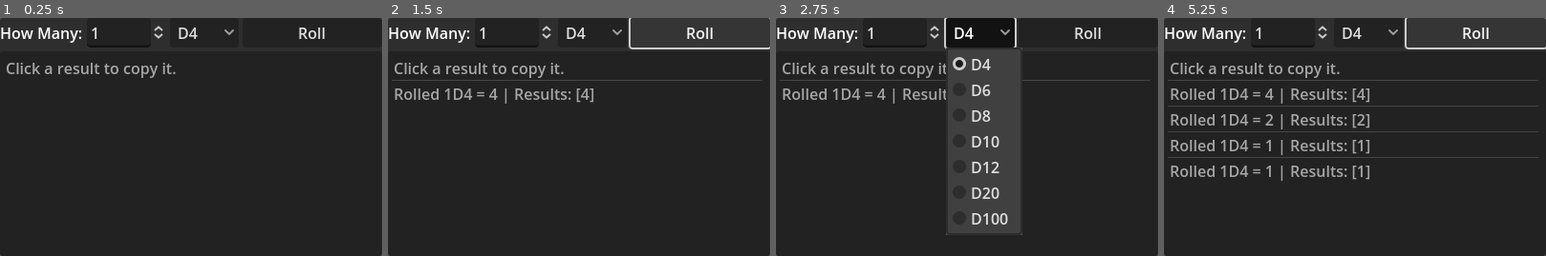
Above: before the commit, frames 1-4 (left to right).
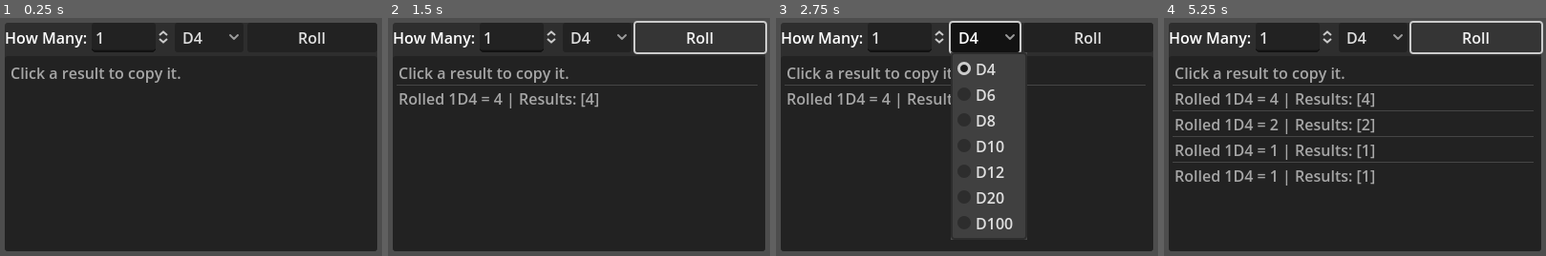
Above: after the commit, the same moments.

Repository: gsizer/DiceRoller
Game: Godot game, scene res://main.tscn
The game is run twice, just before and just after one commit, with the same random seed, the same clock (stepped at 60 frames per second) and the same inputs.
Inputs:
- Up to frame 1 (0.25 s): no input
- Up to frame 2 (1.5 s): click "D4" at 0.5 s; click "Roll" at 1.25 s
- Up to frame 3 (2.75 s): click "D4" at 2 s
- Up to frame 4 (5.25 s): click "Roll" at 2.75 s; click "D4" at 3.5 s; click "Roll" at 4.25 s; tap Enter at 5 s

The runs differ from the first frame. In frame 1, 9.3% of the frame differs, in the area x 0-100%, y 0-100%; in frame 2, 12%; in frame 3, 15%; in frame 4, 19%.

Commit message:
update window margin, readme, add screenshot

Diff:
--- a/main.tscn
+++ b/main.tscn
@@ -21,6 +21,10 @@
 layout_mode = 1
 offset_right = 40.0
 offset_bottom = 40.0
+theme_override_constants/margin_left = 5
+theme_override_constants/margin_top = 5
+theme_override_constants/margin_right = 5
+theme_override_constants/margin_bottom = 5
 
 [node name="Panel" type="Panel" parent="MarginContainer"]
 layout_mode = 2
Binary file added: screenshot.png
Not shown, changed: README.md
